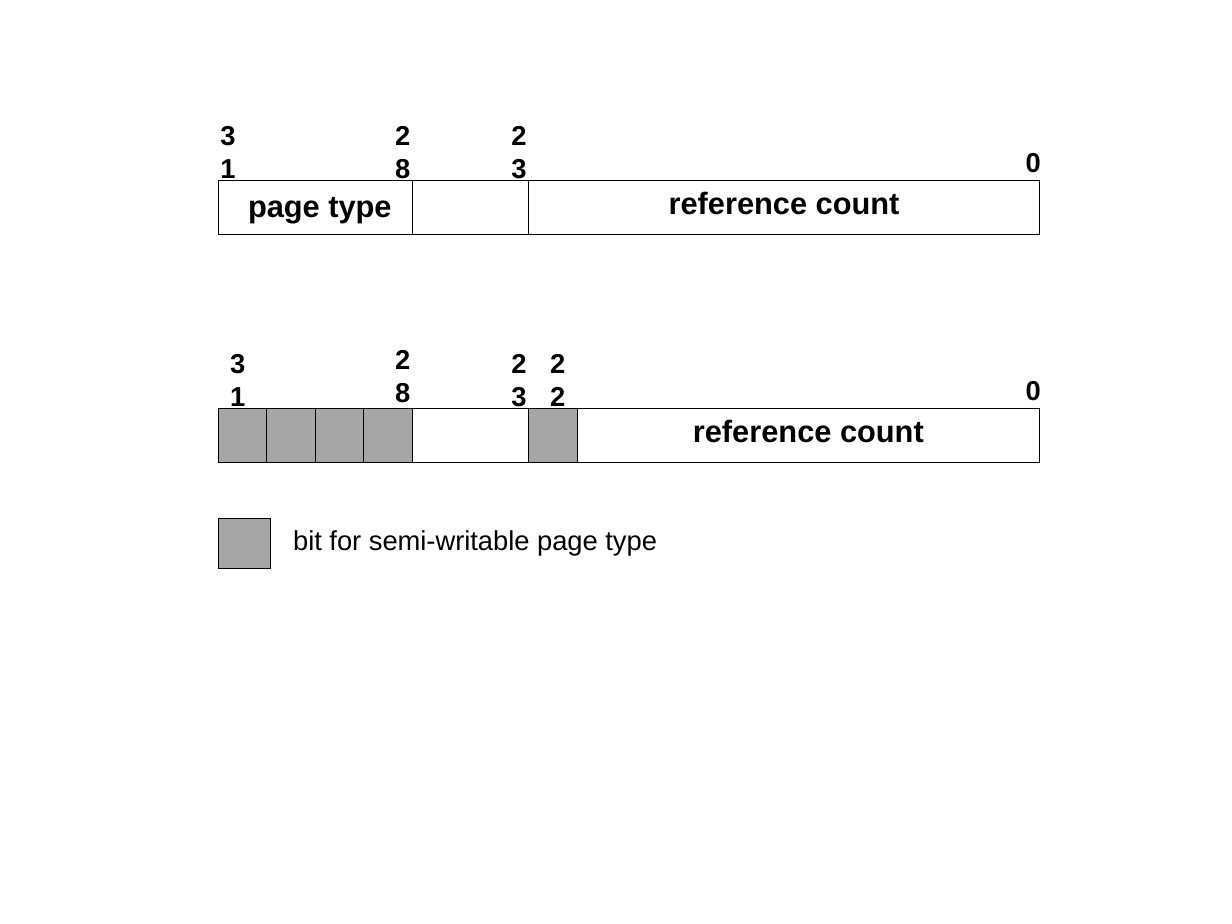
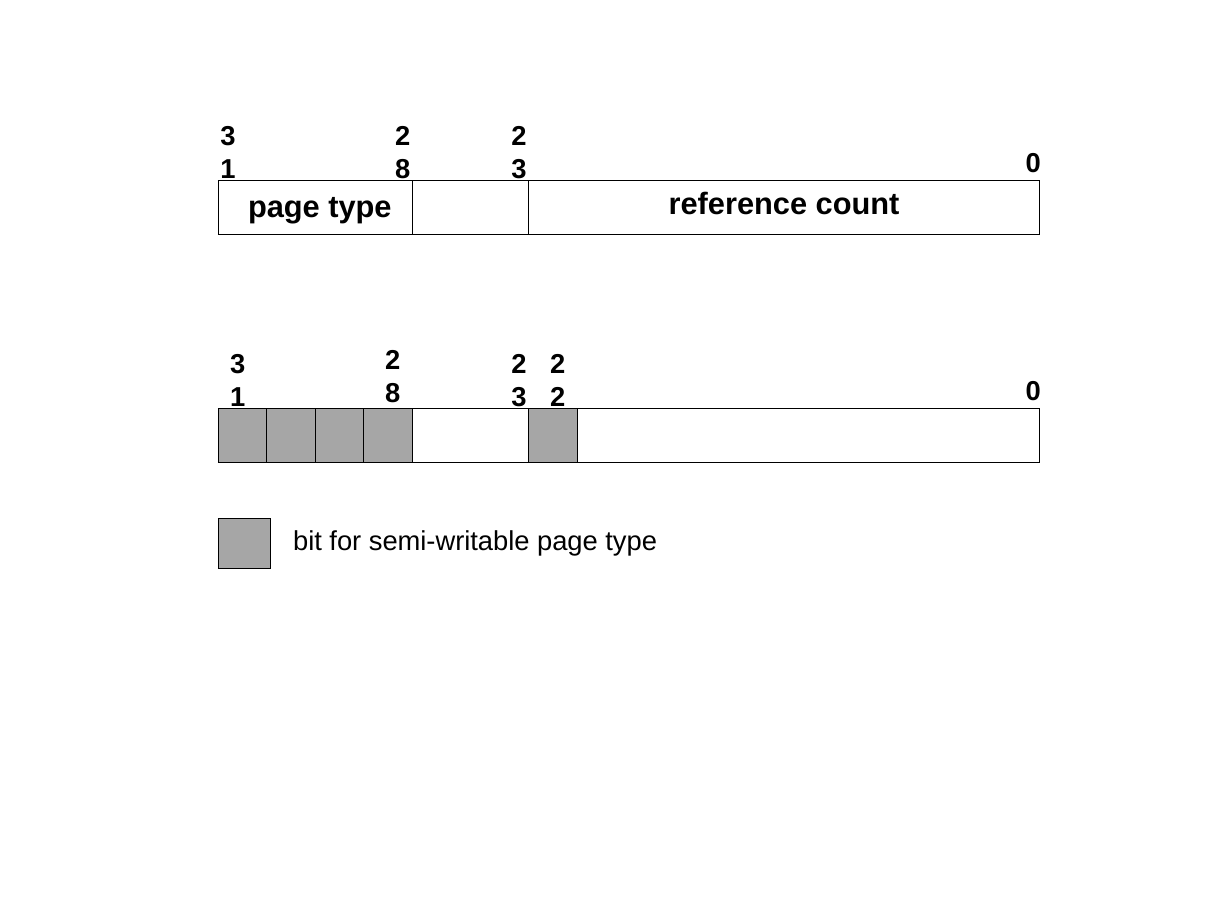
Before and after one commit to strongerwill/FastIO, a slide deck: slide 1 of doc/paper/image/implementation/cache-flag-representation.ppt. Drawn at 1232x924 pixels with LibreOffice and Linux fonts; fonts in the diff are those of the drawing. Boxes give left, top, right and bottom in pixels: in the first picture for what was removed or moved away, otherwise in the second. Text is boxed around its words. In the diff, an @@ line names an element or a change of style, - is before the commit and + after.

```diff
--- a/doc/paper/image/implementation/cache-flag-representation.ppt
+++ b/doc/paper/image/implementation/cache-flag-representation.ppt
@@ text "2": place and size @@
-text "2" at <box>395,350,410,403</box>
+text "2" at <box>385,350,400,403</box>
@@ table at <box>218,409,1037,462</box> @@
-row 1, column 7: reference count
+row 1, column 7: 
```
Also in this commit, not shown: 3 other files.
